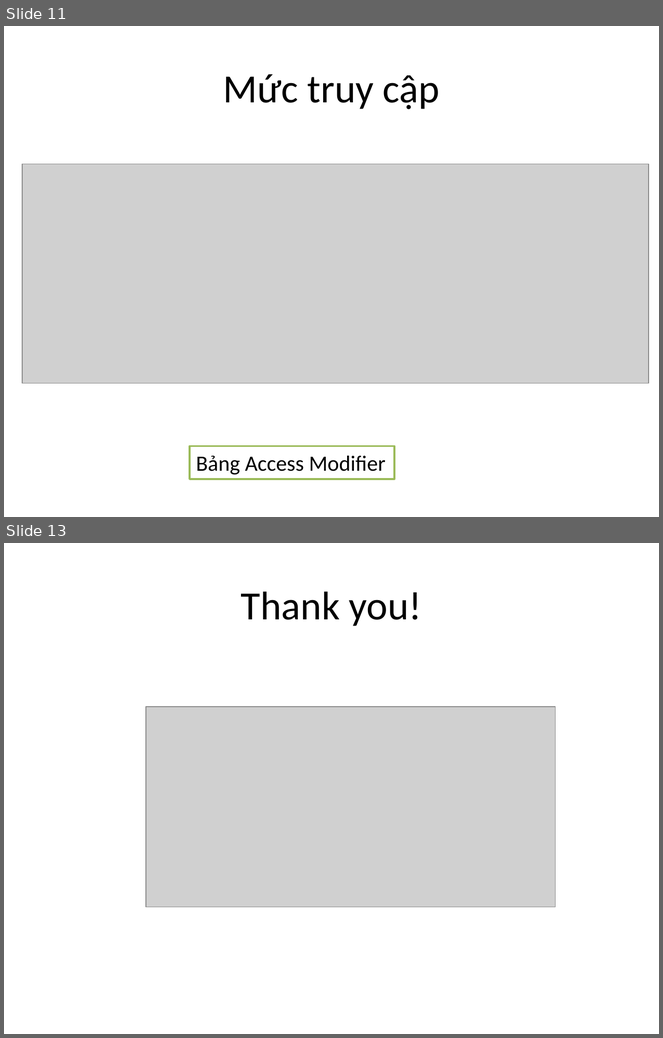
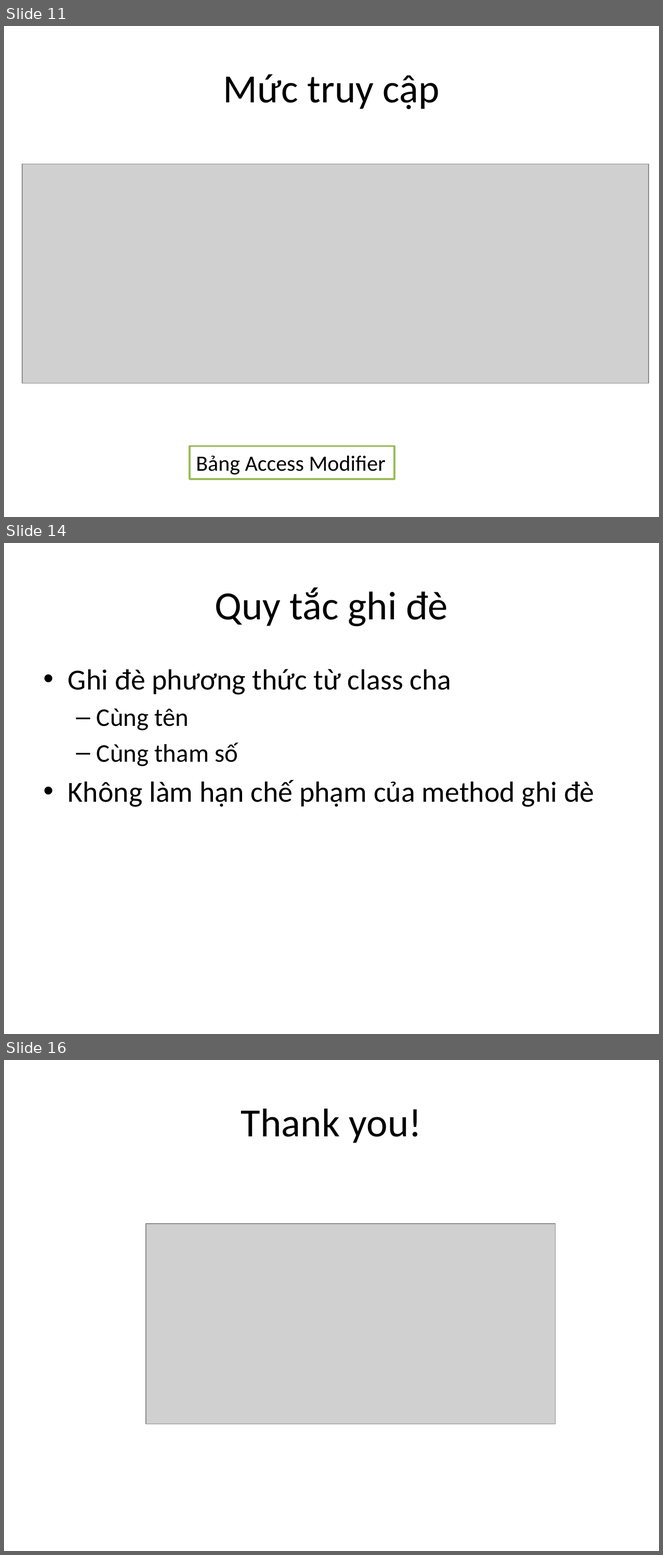
Before and after one commit to phithanh97cs/T3H, a slide deck: 3. Back-end/1. JavaCore/3-2. Access Modifier trong java.pptx. Shown one above the other, each under a label of ours: slides 11 and 13 before the commit, slides 11, 14 and 16 after it; the slides between them are not shown. The pictures are 663x1038 and 663x1555 pixels, drawn with LibreOffice and Linux fonts; fonts in the diff are those of the drawing; grey boxes stand for pictures. Boxes give left, top, right and bottom in pixels: in the first picture for what was removed or moved away, otherwise in the second. Text is boxed around its words. In the diff, an @@ line names an element or a change of style, - is before the commit and + after.

```diff
--- a/3. Back-end/1. JavaCore/3-2. Access Modifier trong java.pptx
+++ b/3. Back-end/1. JavaCore/3-2. Access Modifier trong java.pptx
@@ slide 14 added at <box>4,543,659,1034</box>, background #FFFFFF @@
@@ title added at <box>215,587,448,627</box>, 44 pt, text #000000 @@
+Quy tắc ghi đè
@@ text added at <box>68,669,595,807</box>, 32 pt, text #000000 @@
+• Ghi đè phương thức từ class cha
+  – Cùng tên
+  – Cùng tham số
+• Không làm hạn chế phạm của method ghi đè
@@ what was slide 13 is now slide 16 @@
```
Also in this commit, not shown: 2 slides changed, 2 other slides added.
